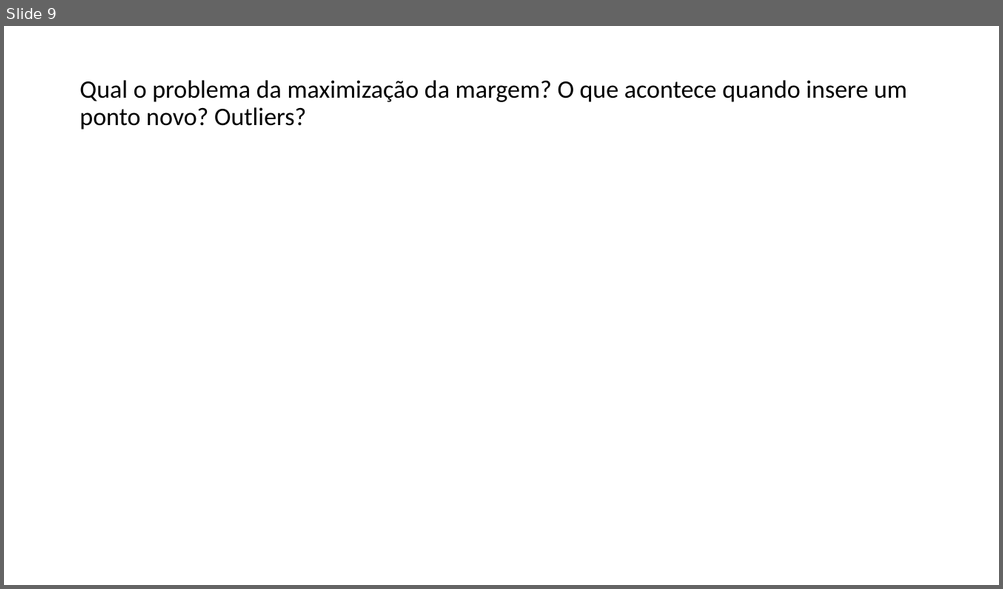
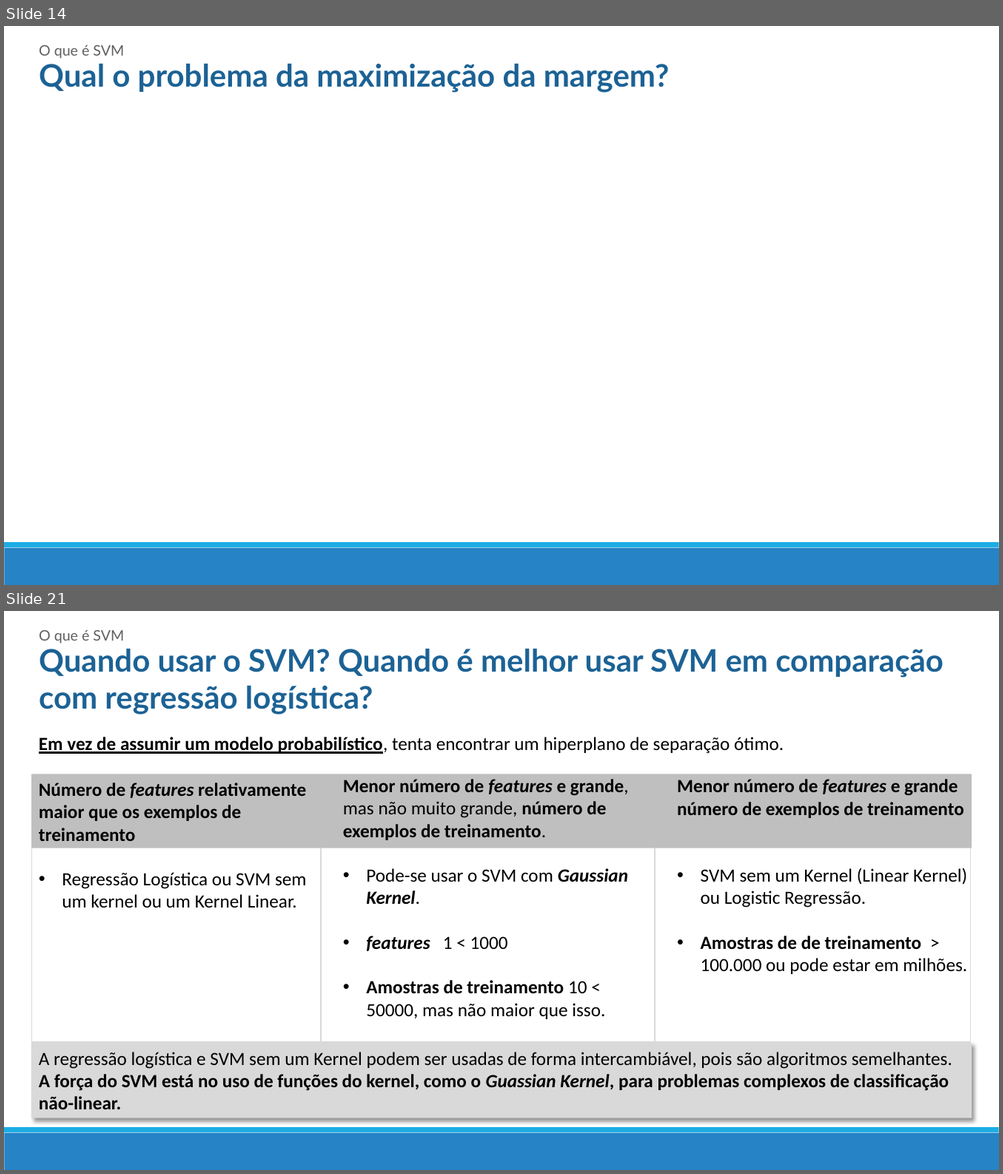
Before and after one commit to mrezende/ml-discipline, a slide deck: presentation/PresentationSVM.pptx. Shown one above the other, each under a label of ours: slide 9 before the commit, slides 14 and 21 after it; the slides between them are not shown. The pictures are 1003x589 and 1003x1174 pixels, drawn with LibreOffice and Linux fonts; fonts in the diff are those of the drawing. Boxes give left, top, right and bottom in pixels: in the first picture for what was removed or moved away, otherwise in the second. Text is boxed around its words. In the diff, an @@ line names an element or a change of style, - is before the commit and + after.

```diff
--- a/presentation/PresentationSVM.pptx
+++ b/presentation/PresentationSVM.pptx
@@ slide 21 added at bbox=[4, 611, 999, 1170], background #FFFFFF; not listed: 2 template elements that a slide beside it also shows @@
@@ text added at bbox=[39, 630, 124, 644], 14 pt, text #5F6062 @@
+O que é SVM
@@ text added at bbox=[39, 648, 943, 715], 30 pt, text #1D6294, bold @@
+Quando usar o SVM? Quando é melhor usar SVM em comparação com regressão logística?
@@ text added at bbox=[39, 737, 783, 754], 18 pt, text #000000 @@
+Em vez de assumir um modelo probabilístico, tenta encontrar um hiperplano de separação ótimo.
@@ rectangle added at bbox=[31, 775, 972, 849], fill #BFBFBF @@
@@ text added at bbox=[39, 783, 306, 908], 18 pt, text #000000, bold @@
+Número de features relativamente maior que os exemplos de treinamento
+• Regressão Logística ou SVM sem um kernel ou um Kernel Linear.
@@ text added at bbox=[343, 779, 629, 1019], 18 pt, text #000000, bold @@
+Menor número de features e grande, mas não muito grande, número de exemplos de treinamento.
+• Pode-se usar o SVM com Gaussian Kernel.
+• features 1 < 1000
+• Amostras de treinamento 10 < 50000, mas não maior que isso.
@@ text added at bbox=[677, 779, 967, 974], 18 pt, text #000000, bold @@
+Menor número de features e grande número de exemplos de treinamento
+• SVM sem um Kernel (Linear Kernel) ou Logistic Regressão.
+• Amostras de de treinamento > 100.000 ou pode estar em milhões.
@@ line added from (31, 849) to (31, 1042), #D9D9D9 1 pt @@
@@ line added from (320, 849) to (320, 1042), #D9D9D9 1 pt @@
@@ line added from (654, 849) to (654, 1042), #D9D9D9 1 pt @@
@@ line added from (970, 849) to (970, 1042), #D9D9D9 1 pt @@
@@ rectangle added at bbox=[31, 1043, 972, 1119], fill #D9D9D9, 18 pt, text #000000, bold @@
+A regressão logística e SVM sem um Kernel podem ser usadas de forma intercambiável, pois são algoritmos semelhantes.
+A força do SVM está no uso de funções do kernel, como o Guassian Kernel, para problemas complexos de classificação não-linear.
@@ line added from (31, 1042) to (970, 1042), #D9D9D9 1 pt @@
@@ what was slide 9 is now slide 14 @@
@@ slide 14 changed as well @@
@@ text added at bbox=[39, 45, 124, 59], 14 pt, text #5F6062 @@
+O que é SVM
@@ text "Qual o problema da maximização ..." at bbox=[39, 63, 669, 93]: vertical alignment middle to top @@
@@ text at bbox=[39, 63, 669, 93]: text changed; size 24.3 to 30 pt; font Calibri to Lato; text colour #000000 to #1D6294; bold on @@
-Qual o problema da maximização da margem? O que acontece quando insere um ponto novo? Outliers?
+Qual o problema da maximização da margem?
@@ rectangle added at bbox=[4, 548, 999, 585], fill #2683C6 @@
@@ rectangle added at bbox=[4, 543, 999, 548], fill #1CADE4 @@
```
Also in this commit, not shown: 6 other slides changed, 14 other slides added, 9 slides removed.
